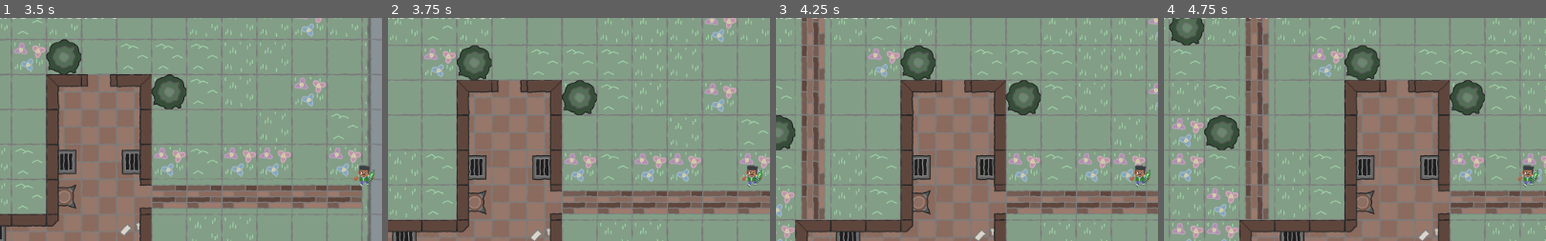
Above: before the commit, frames 1-4 (left to right).
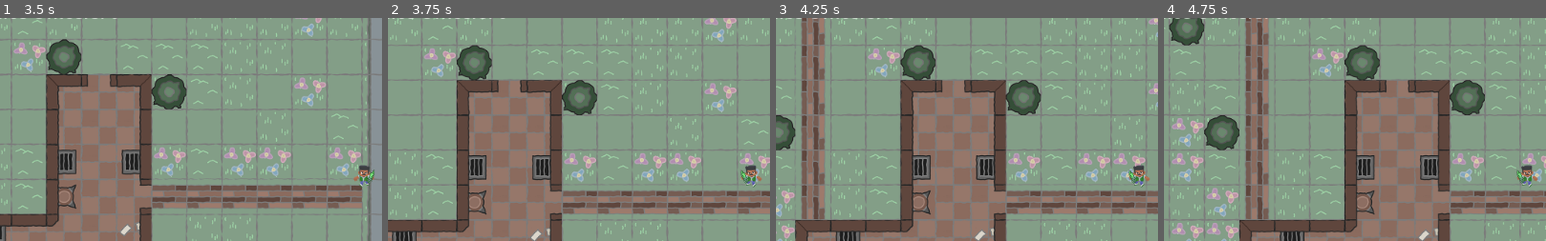
Above: after the commit, the same moments.

Repository: padraik/JamSepticEye
Game: Godot game, scene res://scenes/main.tscn
Same seed, same stepped clock (60 frames per second), same inputs: the game is played once before the commit and once after it.
Inputs:
- Up to frame 1 (3.5 s): tap Enter (ui_accept) at 0.5, 0.6, 0.77, 1.07, 1.35, 1.52, 1.82, 2.1, 2.85, 3.02, 3.32 s; hold D (move_right) 0.53-1.28 s; hold S (move_down) 1.28-2.03 s; hold D (move_right) 2.03-2.78 s; hold W (move_up) from 2.78 s (still down)
- Up to frame 2 (3.75 s): release W (move_up) at 3.53 s; hold A (move_left) from 3.53 s (still down); tap Enter (ui_accept) at 3.6 s
- Up to frame 3 (4.25 s): keep holding A (move_left); tap Enter (ui_accept) at 3.77, 4.07 s
- Up to frame 4 (4.75 s): keep holding A (move_left); tap Enter (ui_accept) at 4.35, 4.52 s
The pictures show only the part of the screen within x 3-53%, y 17-67%; the shares and areas given below are measured in that part.

Frame 1 is identical in both runs. In frame 2, 0.3% of the frame differs, in the area x 92-98%, y 66-77%; in frame 3, 0.3%, in the area x 92-98%, y 65-77%; in frame 4, 0.3%.

Commit message:
Mirrored Running animation when going left

Diff:
--- a/scripts/player.gd
+++ b/scripts/player.gd
@@ -23,10 +23,18 @@
 	velocity = direction * speed
 	move_and_slide()
 
-	# Debug: Print current animation state every few frames
-	if Engine.get_process_frames() % 60 == 0:  # Print every 60 frames (about once per second)
-		print("Current animation: ", animated_sprite.animation, " is_stabbing: ", is_stabbing)
+	update_animation(direction)
+	update_facing_direction(direction)
 
+	if Input.is_action_just_pressed("ui_accept"):  # Enter key
+		print("Enter pressed, playing stab animation")
+		_attempt_conversion()
+		is_stabbing = true
+		animated_sprite.play("stab")
+		# Start timer as backup
+		stab_timer.start()
+
+func update_animation(direction):
 	# Handle animations based on movement (but don't override stab animation)
 	if not is_stabbing:
 		if direction.length() > 0:
@@ -38,13 +46,15 @@
 			if animated_sprite.animation != "idle":
 				animated_sprite.play("idle")
 
-	if Input.is_action_just_pressed("ui_accept"):  # Enter key
-		print("Enter pressed, playing stab animation")
-		_attempt_conversion()
-		is_stabbing = true
-		animated_sprite.play("stab")
-		# Start timer as backup
-		stab_timer.start()
+func update_facing_direction(direction):
+	if direction.x < 0:
+		animated_sprite.flip_h = true
+	elif direction.x > 0:
+		animated_sprite.flip_h = false
+
+	# Debug: Print current animation state every few frames
+	if Engine.get_process_frames() % 60 == 0:  # Print every 60 frames (about once per second)
+		print("Current animation: ", animated_sprite.animation, " is_stabbing: ", is_stabbing)
 
 func _attempt_conversion():
 	var bodies = conversion_area.get_overlapping_bodies()
